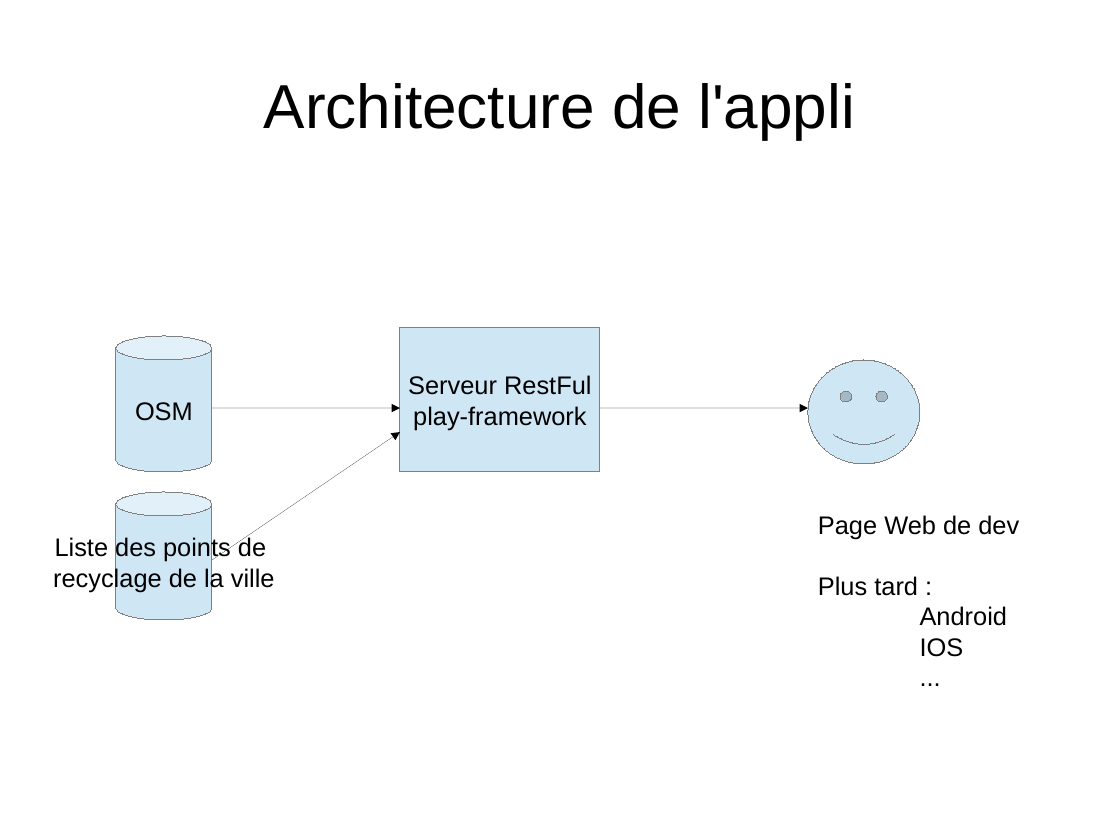
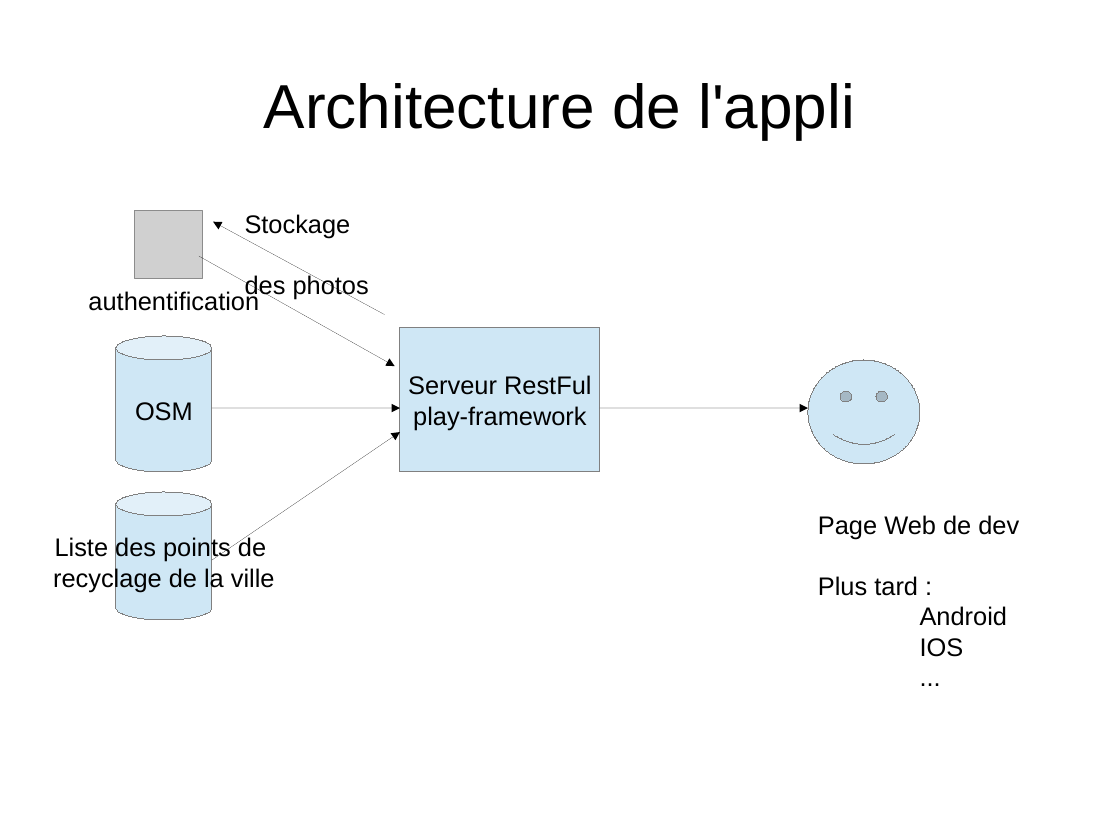
Before and after one commit to sebtoun/MtpHackathon2013, a slide deck: slide 8 of presentation.odp. Drawn at 1120x840 pixels with LibreOffice and Linux fonts; fonts in the diff are those of the drawing; grey boxes stand for pictures; background and template pictures are left out. Boxes give left, top, right and bottom in pixels: in the first picture for what was removed or moved away, otherwise in the second. Text is boxed around its words. In the diff, an @@ line names an element or a change of style, - is before the commit and + after.

Commit message:
changed last slide

```diff
--- a/presentation.odp
+++ b/presentation.odp
@@ picture added at (135, 210, 203, 278) @@
@@ arrow added from (385, 315) to (213, 222), #000000 0 pt @@
@@ text added at (245, 214, 369, 300), 18 pt, text #000000 @@
+Stockage
+des photos
@@ arrow added from (199, 256) to (395, 366), #000000 0 pt @@
@@ text added at (88, 289, 259, 311), 18 pt, text #000000 @@
+authentification
```
Also in this commit, not shown: 1 other file.
